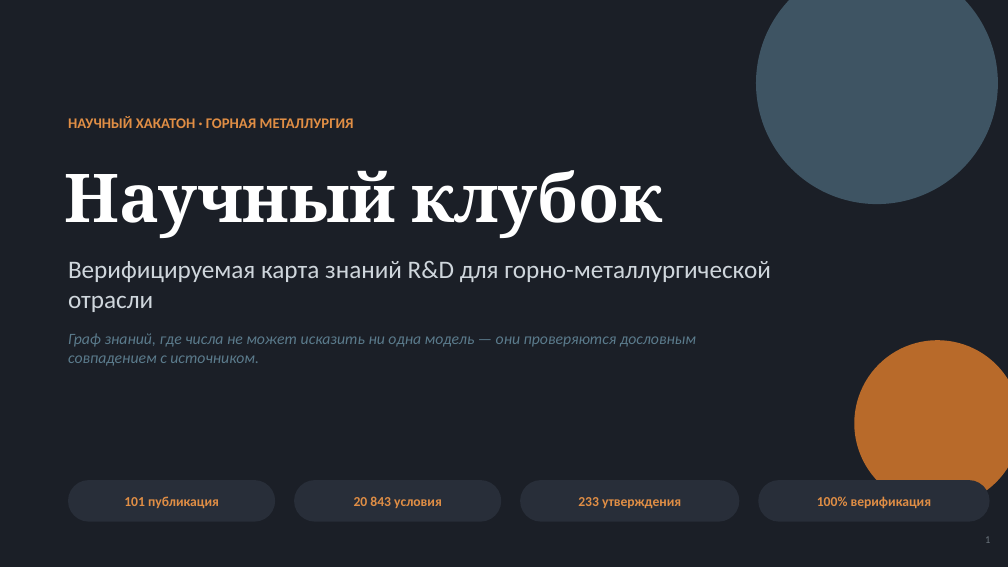
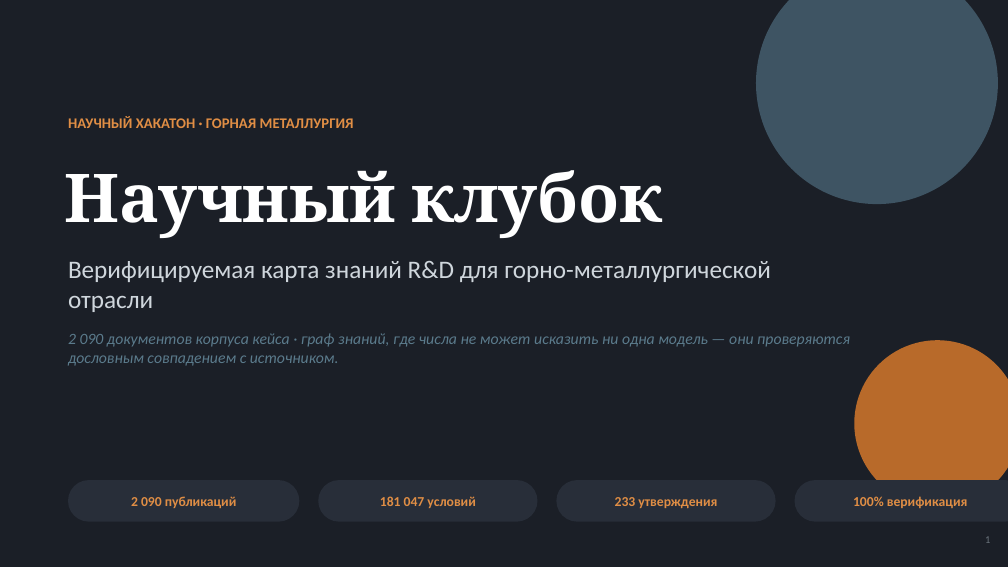
Before and after one commit to CatPawsCoder/Nornickel_aI_science_hack, a slide deck: slide 1 of presentation/nauchny-klubok.pptx. Drawn at 1008x567 pixels with LibreOffice and Linux fonts; fonts in the diff are those of the drawing. Boxes give left, top, right and bottom in pixels: in the first picture for what was removed or moved away, otherwise in the second. Text is boxed around its words. In the diff, an @@ line names an element or a change of style, - is before the commit and + after.

Commit message:
Полный корпус: 2090 документов, 181k условий, OCR на GPU, 3 LLM-провайдера
- Распаковка 4.7GB архива (1453 файла + вложенные zip): pdf/docx/pptx/xls
- ingest_full.py: масштабный ингест всех форматов
- ingest_ocr.py: OCR 5 сканов через easyocr на RTX 5090
- build_graph_mp.py: параллельная сборка графа (22 процесса, 112с вместо часов)
- GigaChat как 3-й LLM-провайдер (TLS через корневой сертификат НУЦ Минцифры)
- Капы против биржевых XLS-таблиц (шум) и гигантских журналов
- Обновлены README и презентация под новый масштаб

```diff
--- a/presentation/nauchny-klubok.pptx
+++ b/presentation/nauchny-klubok.pptx
@@ text at <box>68,333,850,366</box>: text changed @@
-Граф знаний, где числа не может исказить ни одна модель — они проверяются дословным совпадением с источником.
+2 090 документов корпуса кейса · граф знаний, где числа не может исказить ни одна модель — они проверяются дословным совпадением с источником.
@@ rounded rectangle: place and size @@
-rounded rectangle at <box>68,480,275,522</box>
+rounded rectangle at <box>68,480,299,522</box>
@@ text at <box>131,496,237,508</box>: text changed @@
-101 публикация
+2 090 публикаций
@@ rounded rectangle: place and size @@
-rounded rectangle at <box>294,480,501,522</box>
+rounded rectangle at <box>318,480,538,522</box>
@@ text at <box>380,496,475,508</box>: text changed @@
-20 843 условия
+181 047 условий
@@ 2 texts, 2 rounded rectangles: place and size @@
-2 texts, 2 rounded rectangles at <box>520,480,990,522</box>
+2 texts, 2 rounded rectangles at <box>557,480,1008,522</box>
```
Also in this commit, not shown: 3 other slides changed, 16 other files.
